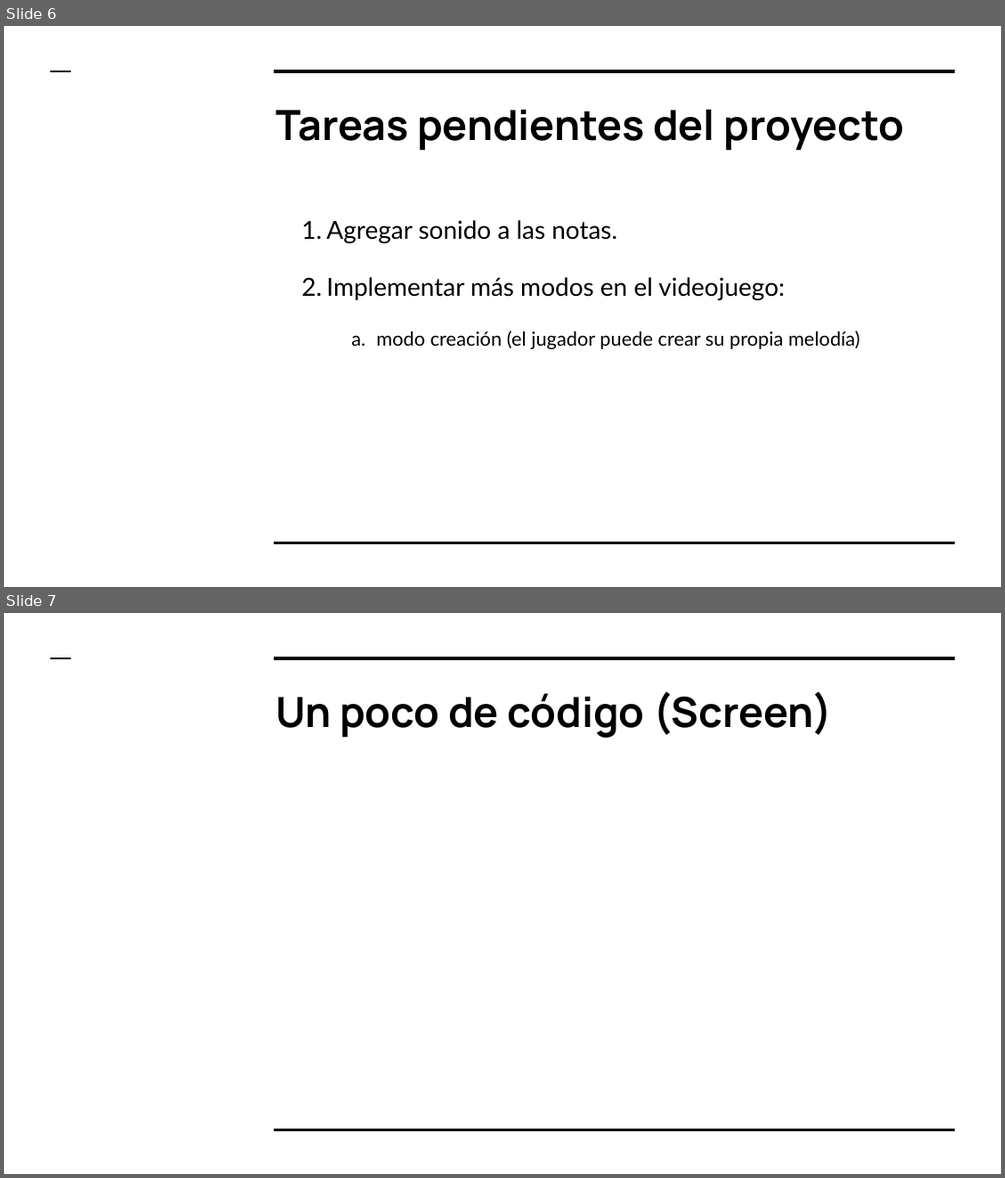
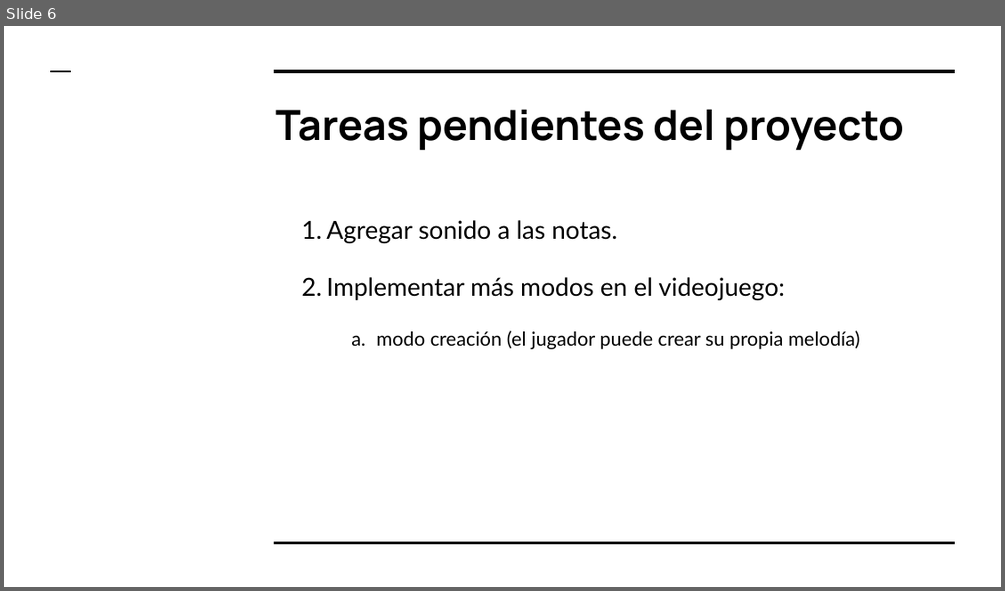
Before and after one commit to mariocr94/EstructuraDatos, a slide deck: Proyecto final.pptx. Shown one above the other, each under a label of ours: slides 6 and 7 before the commit, slide 6 after it. The pictures are 1005x1178 and 1005x591 pixels, drawn with LibreOffice and Linux fonts; fonts in the diff are those of the drawing. Boxes give left, top, right and bottom in pixels: in the first picture for what was removed or moved away, otherwise in the second. Text is boxed around its words. In the diff, an @@ line names an element or a change of style, - is before the commit and + after.

```diff
--- a/Proyecto final.pptx
+++ b/Proyecto final.pptx
@@ slide 7 removed at bbox=[4, 613, 1001, 1174], background #FFFFFF; not listed: 3 template elements that a slide beside it also shows @@
@@ title removed at bbox=[275, 691, 832, 738] @@
-Un poco de código (Screen)
```
Also in this commit, not shown: 1 slide changed.
